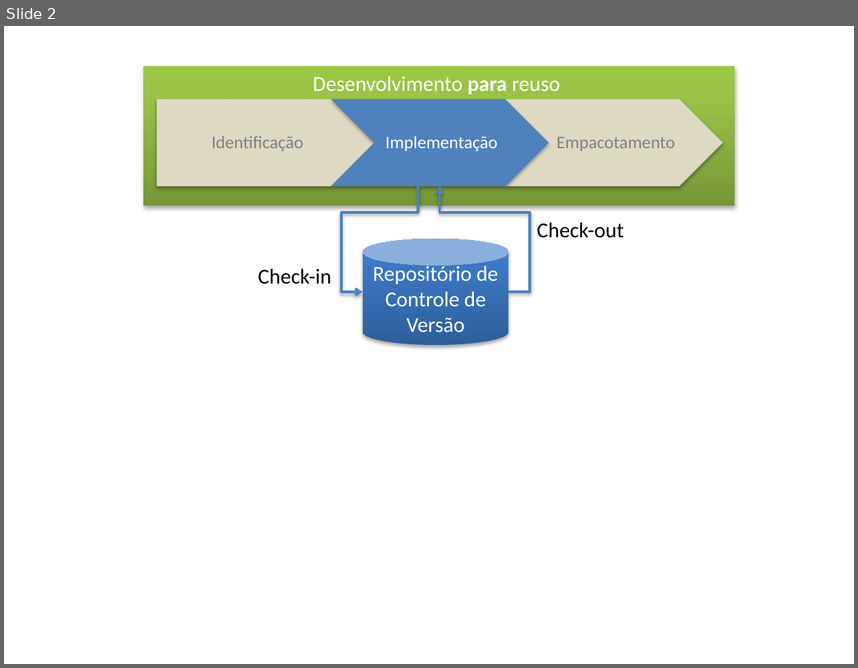
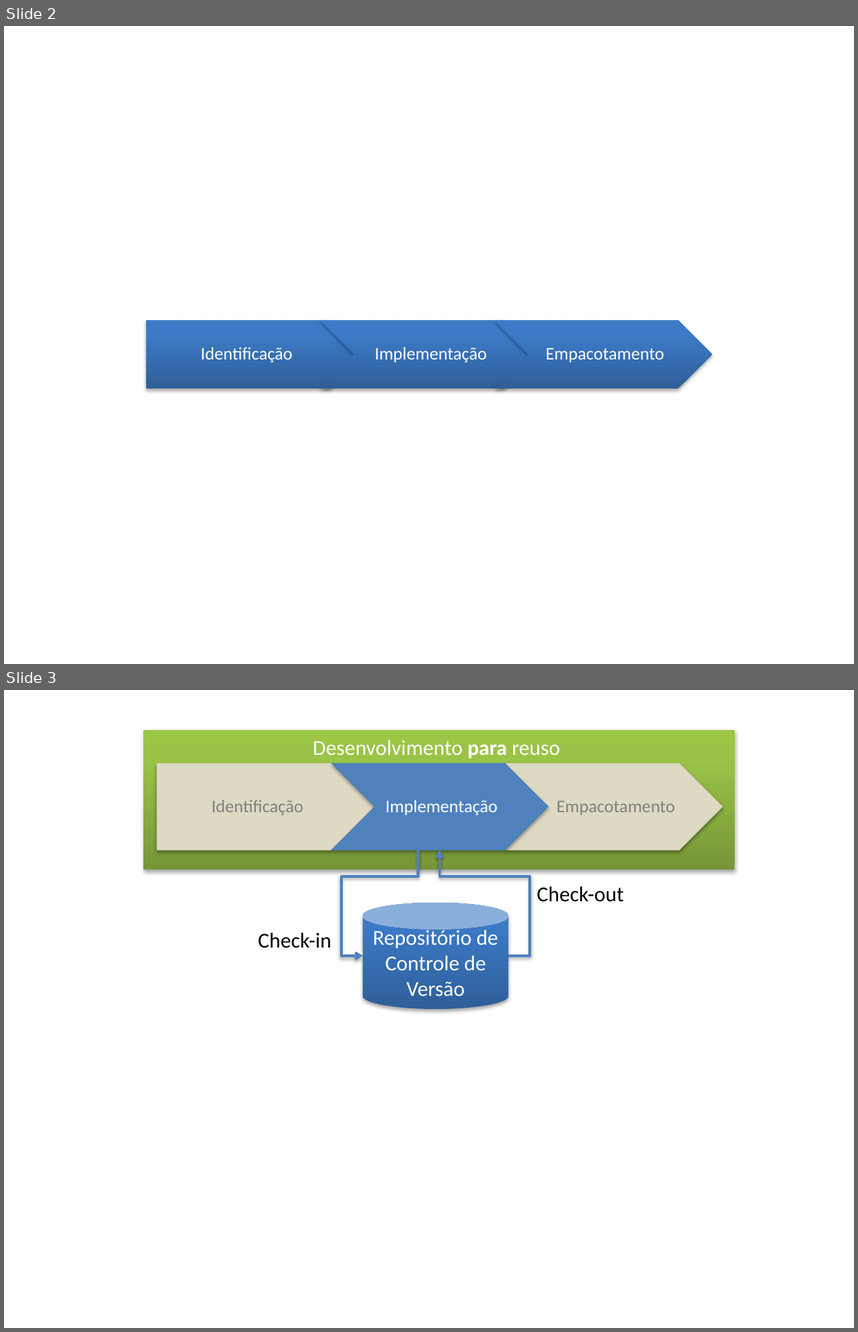
Before and after one commit to jmftrindade/ras4maven, a slide deck: PromotingSoftwareReuseWithRAS/Desenhos.pptx. Shown one above the other, each under a label of ours: slide 2 before the commit, slides 2 and 3 after it. The pictures are 858x668 and 858x1332 pixels, drawn with LibreOffice and Linux fonts; fonts in the diff are those of the drawing. Boxes give left, top, right and bottom in pixels: in the first picture for what was removed or moved away, otherwise in the second. Text is boxed around its words. In the diff, an @@ line names an element or a change of style, - is before the commit and + after.

```diff
--- a/PromotingSoftwareReuseWithRAS/Desenhos.pptx
+++ b/PromotingSoftwareReuseWithRAS/Desenhos.pptx
@@ slide 2 added at box(4, 26, 854, 664), background #FFFFFF @@
@@ pentagon arrow added at box(146, 320, 363, 388), fill gradient #2F5F99 to #3D7CC7 to #3A7CCB @@
@@ chevron added at box(320, 320, 538, 388), fill gradient #2F5F99 to #3D7CC7 to #3A7CCB @@
@@ chevron added at box(495, 320, 712, 388), fill gradient #2F5F99 to #3D7CC7 to #3A7CCB @@
@@ text added at box(201, 347, 292, 363), 15 pt, text #FFFFFF @@
+Identificação
@@ text added at box(375, 347, 486, 363), 15 pt, text #FFFFFF @@
+Implementação
@@ text added at box(546, 348, 664, 362), 15 pt, text #FFFFFF @@
+Empacotamento
@@ what was slide 2 is now slide 3 @@
```
Also in this commit, not shown: 1 slide changed, 1 other slide added, 1 other file.
